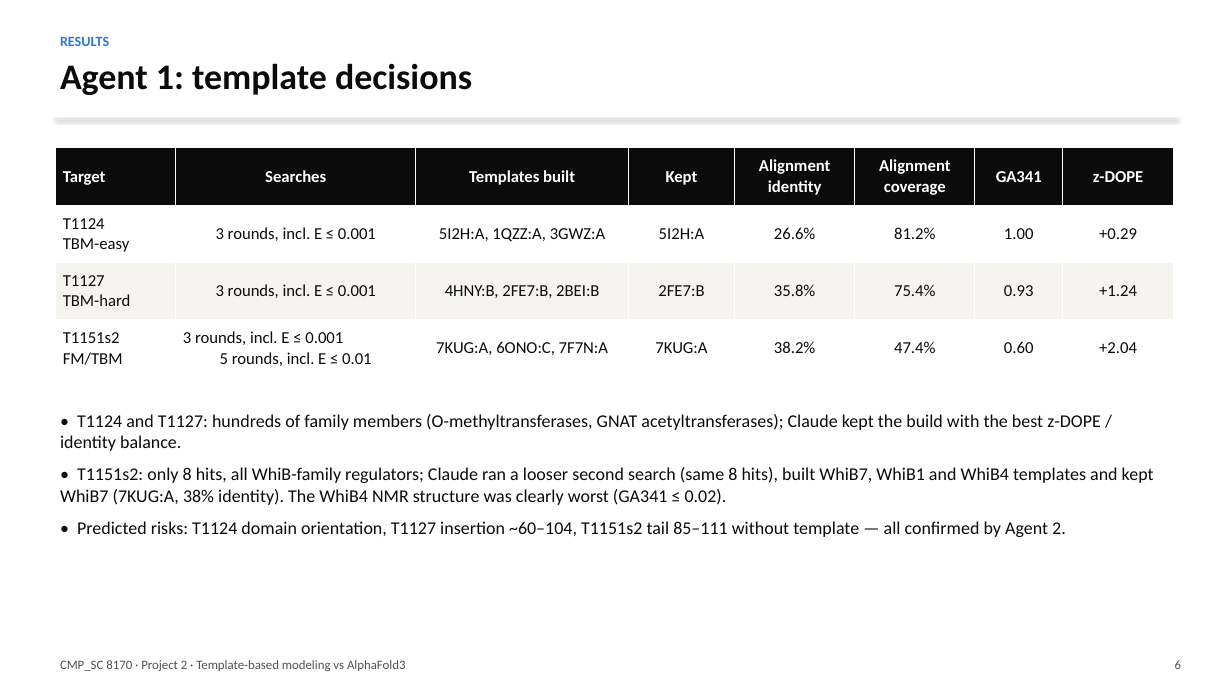
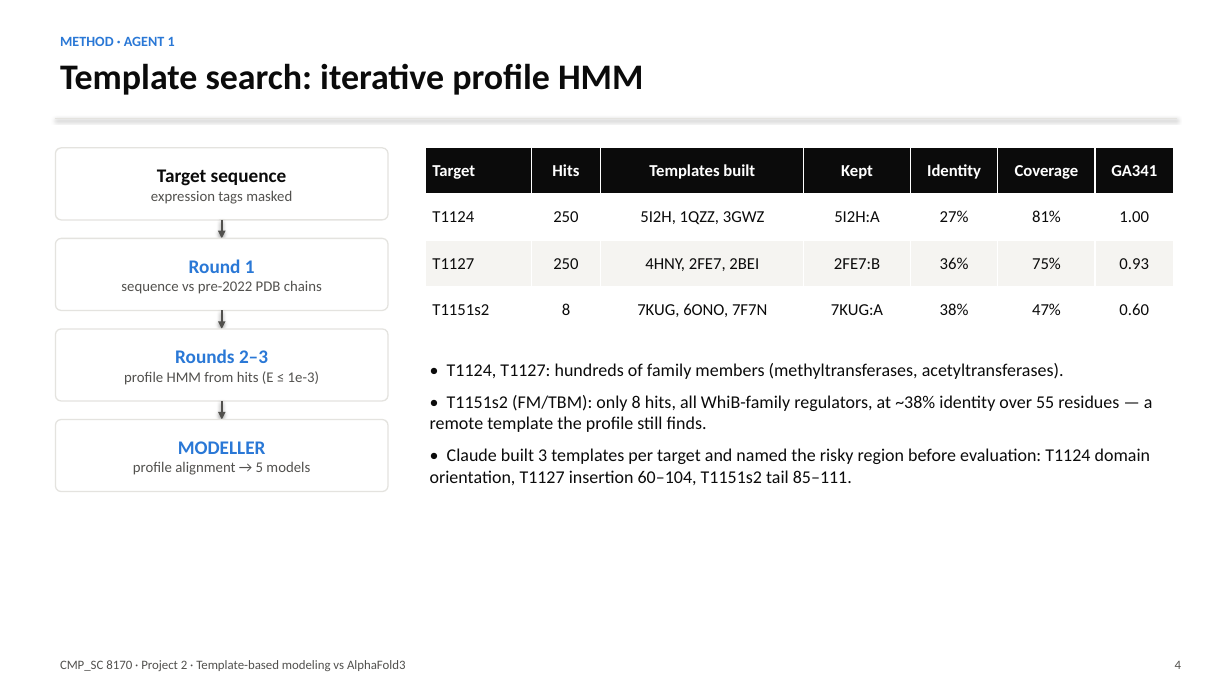
Before and after one commit to weisi2580/8170-project2, a slide deck: slide 4 of results/slides.pptx (slide 6 before the commit). Drawn at 1232x693 pixels with LibreOffice and Linux fonts; fonts in the diff are those of the drawing. Boxes give left, top, right and bottom in pixels: in the first picture for what was removed or moved away, otherwise in the second. Text is boxed around its words. In the diff, an @@ line names an element or a change of style, - is before the commit and + after.

```diff
--- a/results/slides.pptx
+++ b/results/slides.pptx
@@ text at <box>60,36,175,46</box>: text changed @@
-RESULTS
+METHOD · AGENT 1
@@ text at <box>60,63,643,95</box>: text changed @@
-Agent 1: template decisions
+Template search: iterative profile HMM
@@ rounded rectangle added at <box>55,148,388,220</box>, fill #FFFFFF, outline #E4E3DF 1 pt, 11.5 pt, text #52514E @@
+Target sequence
+expression tags masked
@@ table at <box>425,148,1174,333</box> @@
-column 1: Target | T1124 TBM-easy | T1127 TBM-hard | T1151s2 FM/TBM
+column 1: Target | T1124 | T1127 | T1151s2
-column 2: Searches | 3 rounds, incl. E ≤ 0.001 | 3 rounds, incl. E ≤ 0.001 | 3 rounds, incl. E ≤ 0.001 5 rounds, incl. E ≤ 0.01
+column 2: Hits | 250 | 250 | 8
-column 3: Templates built | 5I2H:A, 1QZZ:A, 3GWZ:A | 4HNY:B, 2FE7:B, 2BEI:B | 7KUG:A, 6ONO:C, 7F7N:A
+column 3: Templates built | 5I2H, 1QZZ, 3GWZ | 4HNY, 2FE7, 2BEI | 7KUG, 6ONO, 7F7N
-column 5: Alignment identity | 26.6% | 35.8% | 38.2%
+column 5: Identity | 27% | 36% | 38%
-column 6: Alignment coverage | 81.2% | 75.4% | 47.4%
+column 6: Coverage | 81% | 75% | 47%
-column 8: z-DOPE | +0.29 | +1.24 | +2.04
@@ table: place and size @@
-table at <box>55,148,1174,377</box>
+table at <box>425,148,1174,333</box>
@@ rounded rectangle added at <box>55,238,388,311</box>, fill #FFFFFF, outline #E4E3DF 1 pt, 11.5 pt, text #52514E @@
+Round 1
+sequence vs pre-2022 PDB chains
@@ arrow added from (222, 220) to (222, 238), #52514E 1.75 pt @@
@@ rounded rectangle added at <box>55,329,388,401</box>, fill #FFFFFF, outline #E4E3DF 1 pt, 11.5 pt, text #52514E @@
+Rounds 2–3
+profile HMM from hits (E ≤ 1e-3)
@@ arrow added from (222, 311) to (222, 329), #52514E 1.75 pt @@
@@ text at <box>430,363,1153,485</box>: text changed @@
-• T1124 and T1127: hundreds of family members (O-methyltransferases, GNAT acetyltransferases); Claude kept the build with the best z-DOPE / identity balance.
-• T1151s2: only 8 hits, all WhiB-family regulators; Claude ran a looser second search (same 8 hits), built WhiB7, WhiB1 and WhiB4 templates and kept WhiB7 (7KUG:A, 38% identity). The WhiB4 NMR structure was clearly worst (GA341 ≤ 0.02).
-• Predicted risks: T1124 domain orientation, T1127 insertion ~60–104, T1151s2 tail 85–111 without template — all confirmed by Agent 2.
+• T1124, T1127: hundreds of family members (methyltransferases, acetyltransferases).
+• T1151s2 (FM/TBM): only 8 hits, all WhiB-family regulators, at ~38% identity over 55 residues — a remote template the profile still finds.
+• Claude built 3 templates per target and named the risky region before evaluation: T1124 domain orientation, T1127 insertion 60–104, T1151s2 tail 85–111.
@@ arrow added from (222, 401) to (222, 420), #52514E 1.75 pt @@
@@ rounded rectangle added at <box>55,420,388,492</box>, fill #FFFFFF, outline #E4E3DF 1 pt, 11.5 pt, text #52514E @@
+MODELLER
+profile alignment → 5 models
@@ text at <box>1175,661,1181,669</box>: text changed @@
-6
+4
```
Also in this commit, not shown: 4 other slides changed, 2 slides added, 9 slides removed, 1 other file.
